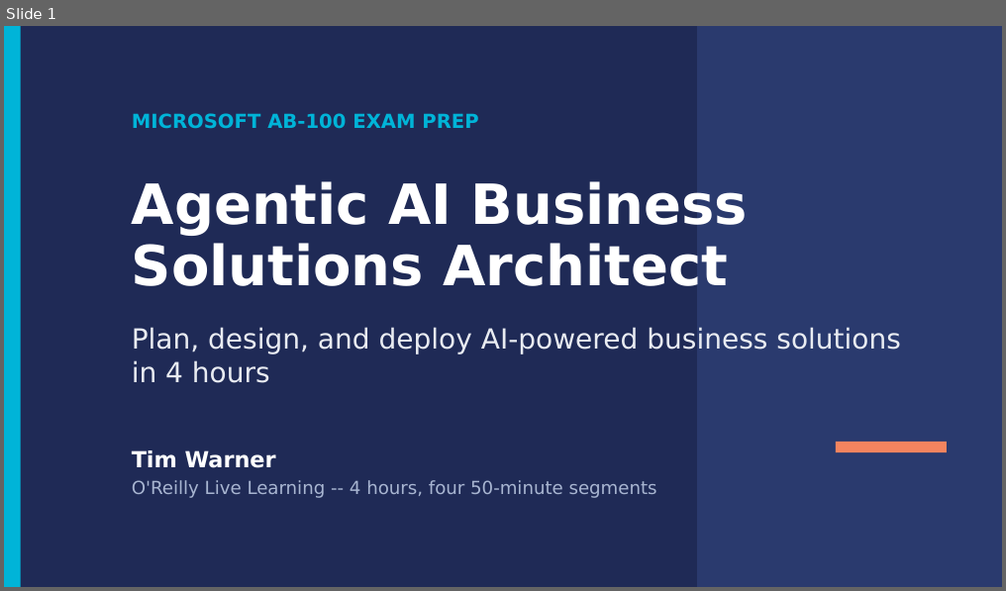
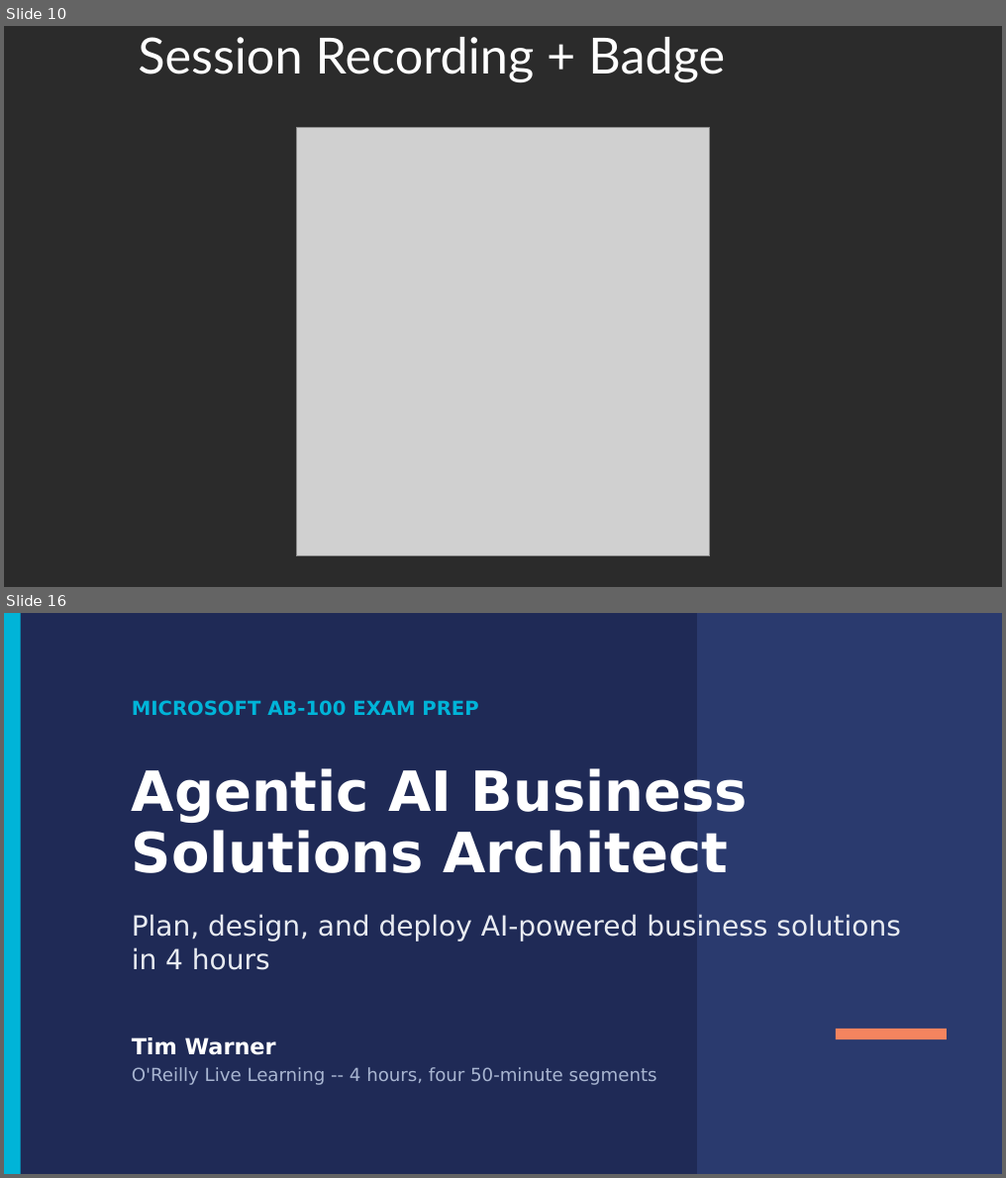
Before and after one commit to timothywarner-org/ab100, a slide deck: docs/ab100-course-deck-april-2026.pptx. Shown one above the other, each under a label of ours: slide 1 before the commit, slides 10 and 16 after it; the slides between them are not shown. The pictures are 1006x591 and 1006x1178 pixels, drawn with LibreOffice and Linux fonts; fonts in the diff are those of the drawing; grey boxes stand for pictures; background and template pictures are left out; a plain dark background stands for a picture behind light text. Boxes give left, top, right and bottom in pixels: in the first picture for what was removed or moved away, otherwise in the second. Text is boxed around its words. In the diff, an @@ line names an element or a change of style, - is before the commit and + after.

```diff
--- a/docs/ab100-course-deck-april-2026.pptx
+++ b/docs/ab100-course-deck-april-2026.pptx
@@ slide 10 added at (4, 26, 1002, 587), background picture (left out) @@
@@ title added at (138, 37, 725, 82), 36 pt, text #FFFFFF @@
+Session Recording + Badge
@@ picture added at (296, 128, 711, 557) @@
@@ what was slide 1 is now slide 16 @@
```
Also in this commit, not shown: 14 other slides added.
